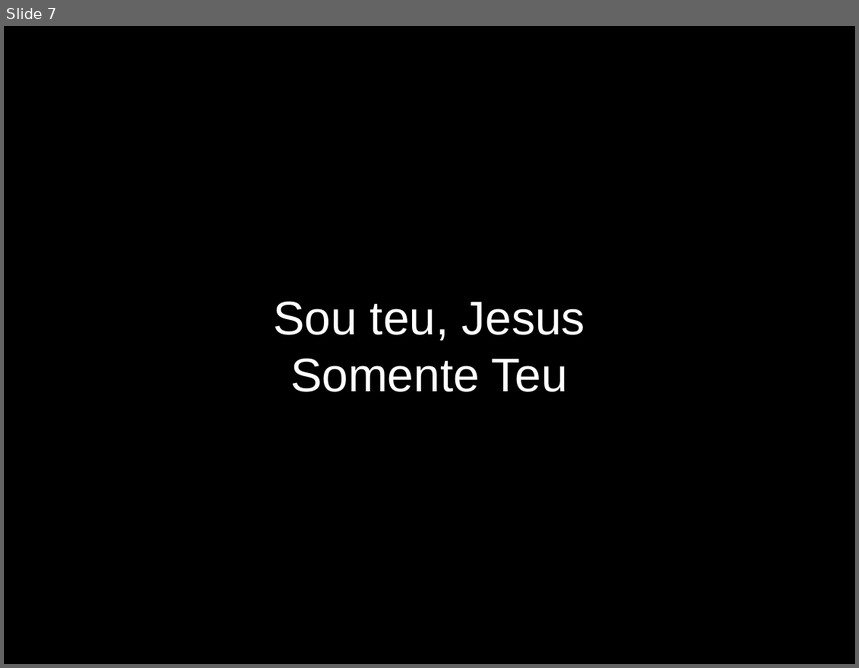
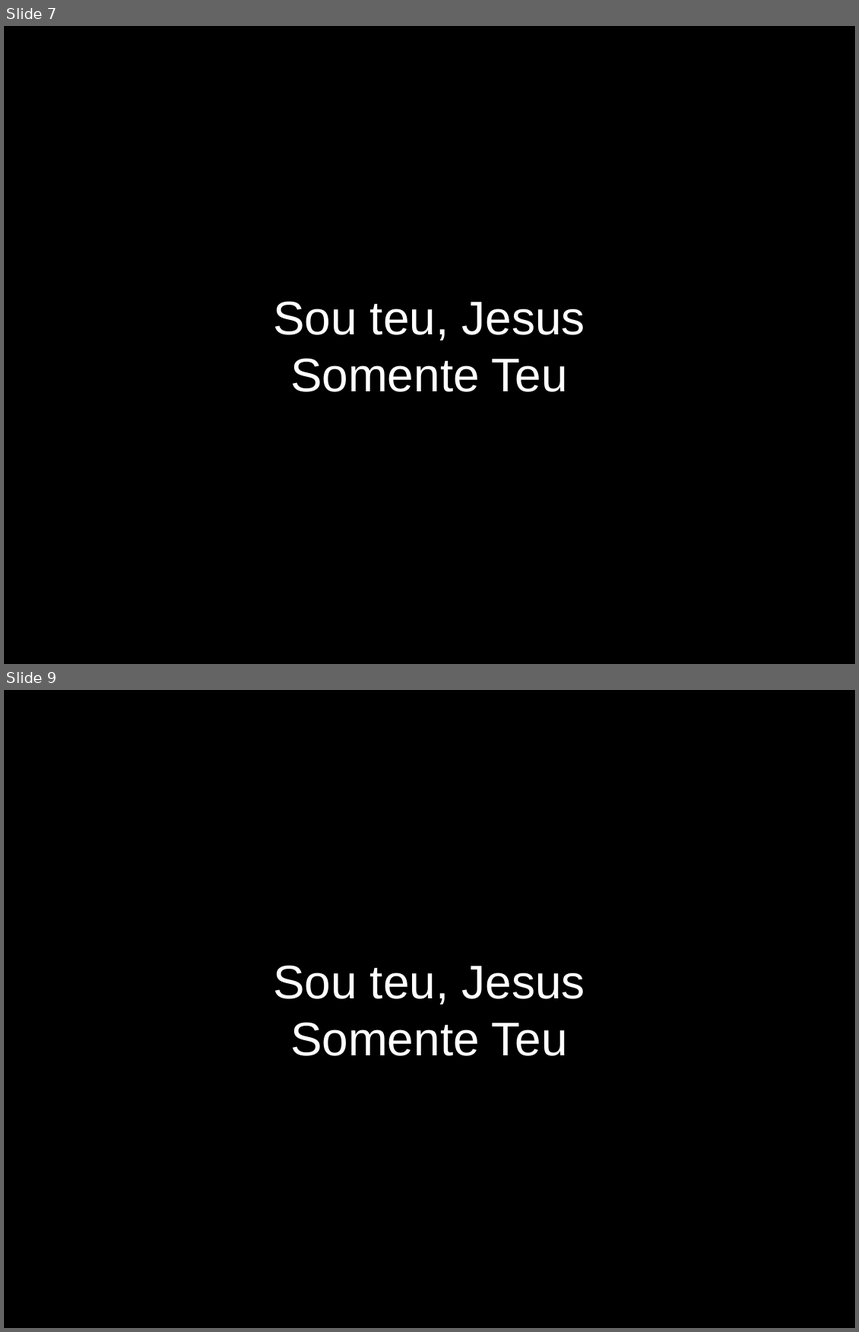
Before and after one commit to lazaroness/ChurchFiles, a slide deck: Elshaday/LetrasApresentacao/Consolador.odp. Shown one above the other, each under a label of ours: slide 7 before the commit, slides 7 and 9 after it; the slides between them are not shown. The pictures are 859x668 and 859x1332 pixels, drawn with LibreOffice and Linux fonts; fonts in the diff are those of the drawing. Boxes give left, top, right and bottom in pixels: in the first picture for what was removed or moved away, otherwise in the second. Text is boxed around its words. In the diff, an @@ line names an element or a change of style, - is before the commit and + after.

```diff
--- a/Elshaday/LetrasApresentacao/Consolador.odp
+++ b/Elshaday/LetrasApresentacao/Consolador.odp
@@ slide 9 added at (4,690,855,1328), background #000000 @@
@@ subtitle added at (273,965,585,1056), 44 pt, text #FFFFFF @@
+Sou teu, Jesus
+Somente Teu
```
Also in this commit, not shown: 1 other slide added.
